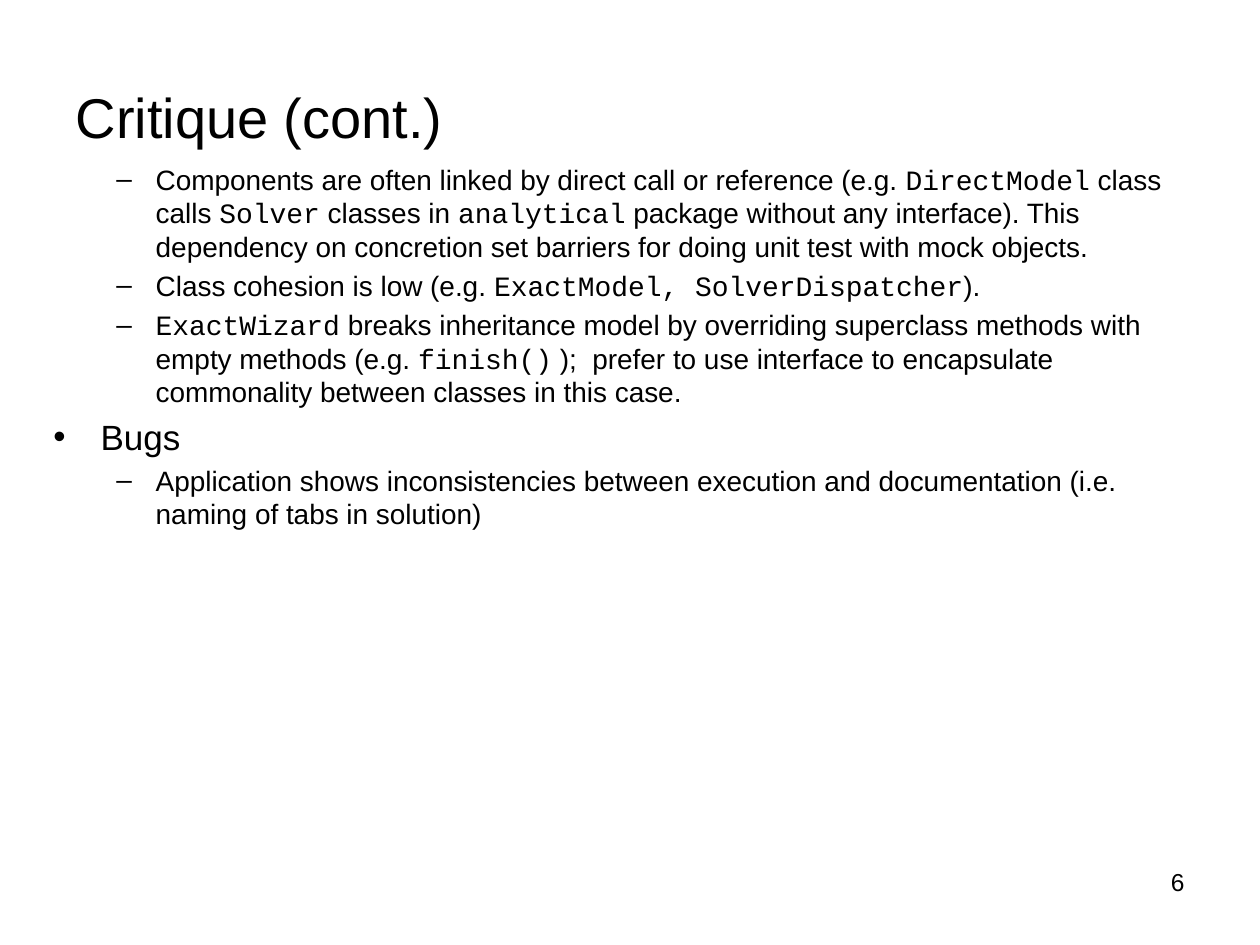
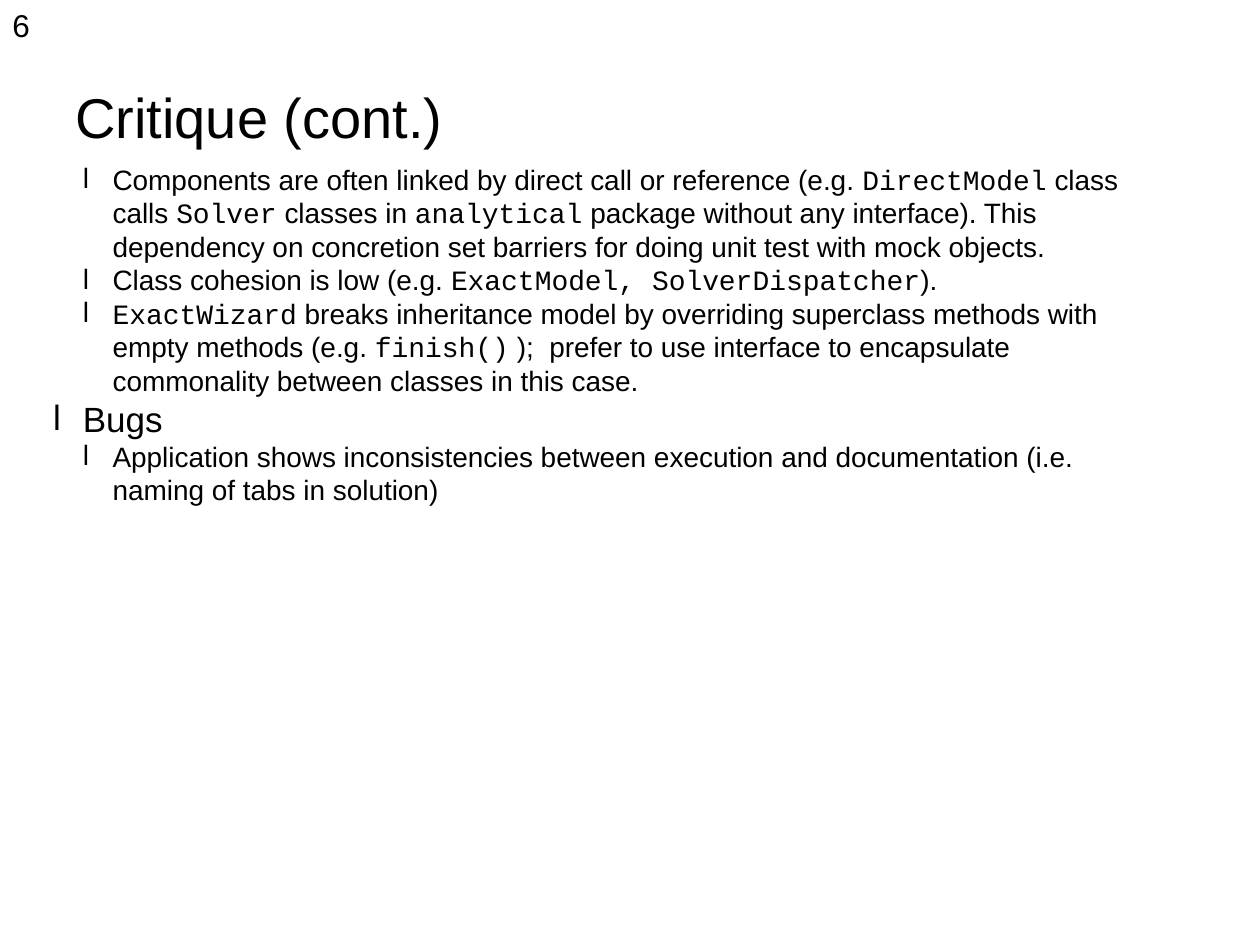
Before and after one commit to pavelgrib/SE_CW1, a slide deck: slide 9 of jmva_presentation.pptx. Drawn at 1260x945 pixels with LibreOffice and Linux fonts; fonts in the diff are those of the drawing; background and template pictures are left out. Boxes give left, top, right and bottom in pixels: in the first picture for what was removed or moved away, otherwise in the second. Text is boxed around its words. In the diff, an @@ line names an element or a change of style, - is before the commit and + after.

```diff
--- a/jmva_presentation.pptx
+++ b/jmva_presentation.pptx
@@ text "6": place and size @@
-text "6" at (1171,874,1185,892)
+text "6" at (12,15,30,38)
@@ text "6" at (12,15,30,38): size 14 to 18 pt; alignment right to left @@
@@ text "Components are often linked by ..." at (83,169,1119,505): bullet – to l; less space between paragraphs; bullet • to l @@
```
Also in this commit, not shown: 8 other slides changed.
